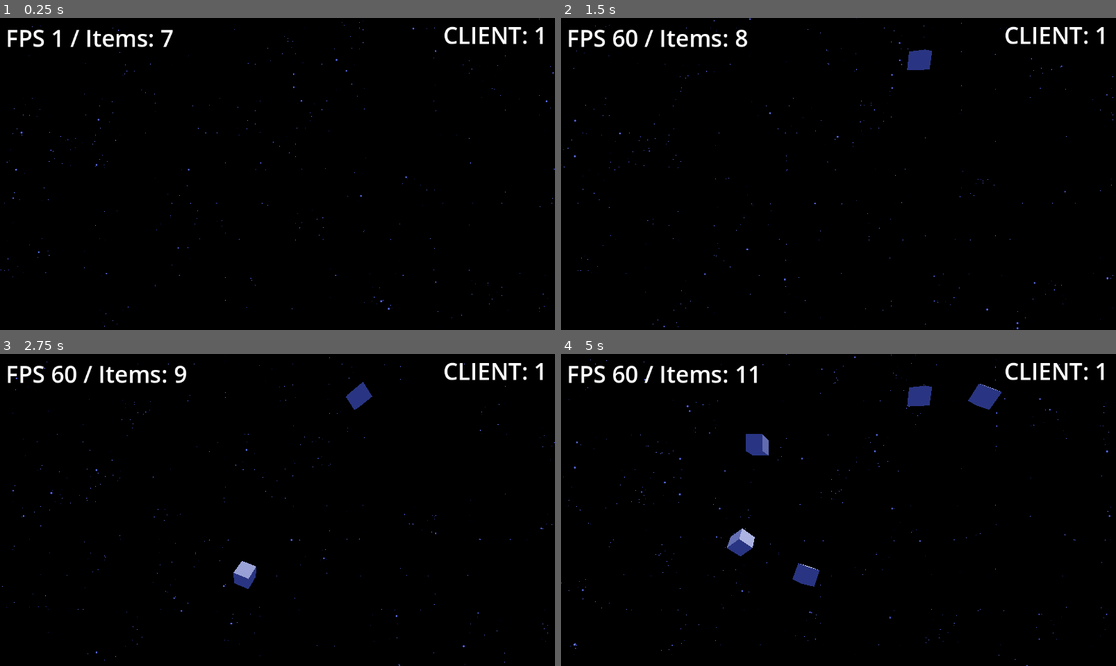
Above: before the commit, frames 1-4 (two rows, left to right).
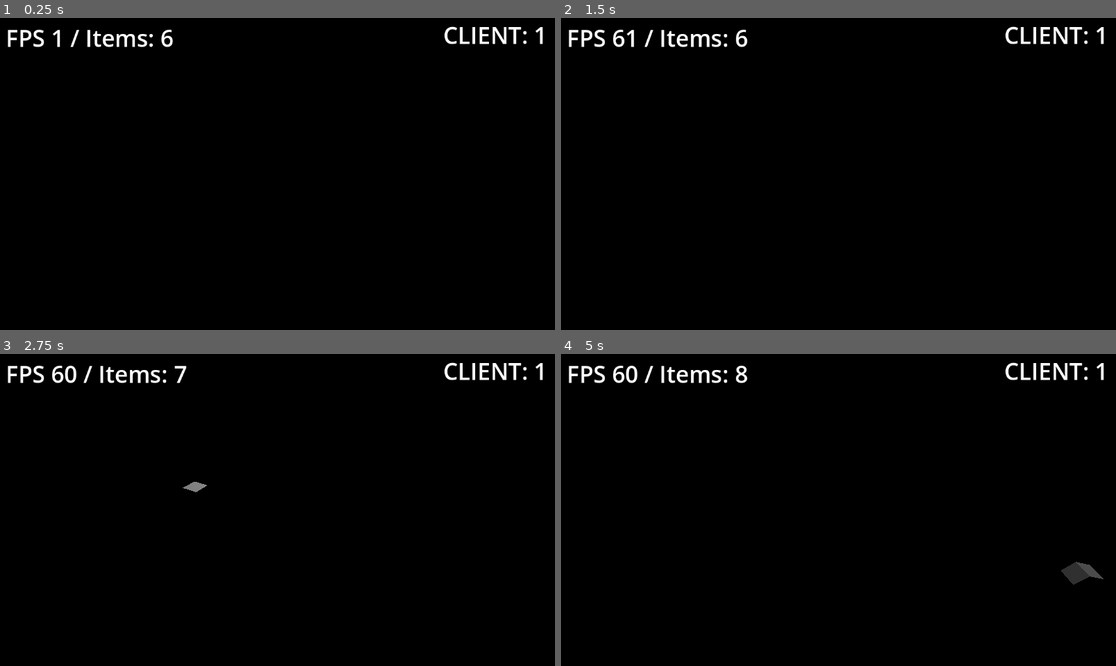
Above: after the commit, the same moments.

Repository: ilyaev/godot-snake-world
Game: Godot game, scene res://world.tscn
Two runs of this game, one before a commit and one after it. Both use one fixed random seed, a clock stepped at 60 frames per second and the inputs below.
Inputs:
- Up to frame 1 (0.25 s): no input
- Up to frame 2 (1.5 s): hold Right (ui_right) 0.53-1.28 s; hold Left (ui_left) from 1.28 s (still down)
- Up to frame 3 (2.75 s): release Left (ui_left) at 2.03 s; hold Right (ui_right) from 2.03 s (still down)
- Up to frame 4 (5 s): release Right (ui_right) at 3.53 s; hold Left (ui_left) from 3.53 s (still down)

The runs differ from the first frame. In frame 1, 0.3% of the frame differs, in the area x 0-100%, y 0-100%; in frame 2, 0.6%; in frame 3, 0.8%; in frame 4, 2.0%.

Commit message:
chore: pck file

Diff:
--- a/board.gdshader
+++ b/board.gdshader
@@ -6,7 +6,7 @@
 }
 
 vec3 draw_background(vec2 cuv, float T, float cells) {
-	vec2 speed = vec2(T*.05, T*.001);
+	vec2 speed = vec2(T*.05, T*.001) * -1.;
 	speed /= cells / 80.;
 	vec2 uv = fract((cuv - speed) * cells);
 	vec2 id = floor((cuv - speed) * cells);
@@ -30,14 +30,16 @@
 	vec2 uv = fract(UV*size);
 	vec2 id = floor(UV*size);
 
+	float n = n21(id+10.);
+
 	float line = .07;
 
 //	float border = max(.05/pow(abs(uv.x-.5), 1.2), .05/pow(abs(uv.y-.5), 1.2));
 //	border = step(border, 4.);
 
-	float border = 1. - max(step(uv.x, line), step(uv.y, line));
+	float border = 1. - max(step(uv.x-(line - 0.07), line), step(uv.y+(line - 0.07), line));
 
-	float n = n21(id+10.);
+
 
 	if (n > .8) {
 		border = 0.;
@@ -47,7 +49,7 @@
 
 	if (border == 0.) {
 		ROUGHNESS = 0.;
-		ALBEDO = draw_background(UV, TIME, 80) + draw_background(UV, TIME, 160) + draw_background(UV, TIME, 240);
+		ALBEDO = draw_background(UV, TIME, 80) + draw_background(UV, TIME, 160) + draw_background(UV, TIME, 180);
 	}
 
 //	vec2 suv = fract((UV - vec2(.5,0))*vec2(17.1, 1.));
--- a/clear_sky.tres
+++ b/clear_sky.tres
@@ -1,16 +1,32 @@
-[gd_resource type="Environment" load_steps=4 format=3 uid="uid://cyob6fw6aa3w8"]
+[gd_resource type="Environment" load_steps=5 format=3 uid="uid://cyob6fw6aa3w8"]
 
-[ext_resource type="Shader" path="res://sky.gdshader" id="1_omucw"]
+[sub_resource type="FastNoiseLite" id="FastNoiseLite_e777k"]
+noise_type = 3
+offset = Vector3(2.08167e-08, 7.84314e+07, 2.08167e-08)
 
-[sub_resource type="ShaderMaterial" id="ShaderMaterial_ll35k"]
-shader = ExtResource("1_omucw")
+[sub_resource type="NoiseTexture3D" id="NoiseTexture3D_uvas2"]
+noise = SubResource("FastNoiseLite_e777k")
+
+[sub_resource type="ProceduralSkyMaterial" id="ProceduralSkyMaterial_v760g"]
+ground_bottom_color = Color(0.00784314, 0.192157, 0.27451, 1)
+sun_angle_max = 272.48
 
 [sub_resource type="Sky" id="Sky_qk67l"]
-sky_material = SubResource("ShaderMaterial_ll35k")
+sky_material = SubResource("ProceduralSkyMaterial_v760g")
 
 [resource]
-background_mode = 1
+background_mode = 2
 background_color = Color(0.301961, 0.352941, 0.745098, 1)
 sky = SubResource("Sky_qk67l")
 tonemap_mode = 2
-glow_enabled = true
+glow_normalized = true
+glow_intensity = 2.9
+glow_bloom = 0.43
+fog_light_color = Color(0.333333, 0.635294, 0.266667, 1)
+fog_light_energy = 0.7
+fog_sun_scatter = 0.31
+fog_density = 0.0433
+fog_aerial_perspective = 0.467
+fog_height = 250.31
+fog_height_density = -0.237
+adjustment_color_correction = SubResource("NoiseTexture3D_uvas2")
--- a/food.gd
+++ b/food.gd
@@ -4,8 +4,8 @@
 # Called when the node enters the scene tree for the first time.
 func _enter_tree():
 	if is_multiplayer_authority():
-		position.x = randi_range(-10, 10)
-		position.y = randi_range(-7, 7)
+		position.x = randi_range(-15, 15)
+		position.y = randi_range(-7, 25)
 
 
 # Called every frame. 'delta' is the elapsed time since the previous frame.
--- a/player.gd
+++ b/player.gd
@@ -28,8 +28,8 @@
 
 func _enter_tree():
 	set_multiplayer_authority(name.to_int())
-#	if name.to_int() == 1:
-#		autopilot = true
+	if name.to_int() == 1:
+		autopilot = true
 	if is_multiplayer_authority():
 		init_position()
 		set_visible(true)
@@ -80,13 +80,15 @@
 			else:
 				alpha = direction.bounce(collision.get_normal()).signed_angle_to(Vector3.UP, Vector3.BACK)
 				alpha += randf_range(-collision_mutation, collision_mutation)
+				seek_time = 8.1
 			if is_multiplayer_authority():
 				if collider.get_parent() is Food:
 					spawn_tail()
 					search_next_target = true
 					collider.get_parent().rpc("eaten")
 				else:
-					reset_tail()
+					if collider.get_parent() is Tail:
+						reset_tail()
 
 func reset_tail():
 	var index = 0
@@ -118,9 +120,9 @@
 func do_autopilot(delta):
 	for food in get_parent().get_children():
 		if food is Food:
-			if seek_time > 5:
+			if seek_time > 4:
 				seek_time += delta
-				if seek_time > 8:
+				if seek_time > 10:
 					seek_time = 0
 				pass
 			else:
@@ -131,5 +133,5 @@
 				seek_position = food.position
 				var n_direction = direction.lerp(food.position - $body.position, delta * rotation_speed)
 				var n_angle = n_direction.signed_angle_to(Vector3.UP, Vector3.BACK)
-				alpha = n_angle
+				alpha = n_angle #\ + sin(elapsed)*(PI/2)*delta
 				break
--- a/tail.gd
+++ b/tail.gd
@@ -6,14 +6,18 @@
 @export var next_position = Vector3(0,0,0)
 
 var T = 0
+var index = 0
 
 # Called when the node enters the scene tree for the first time.
 func _ready():
+	index = get_parent().get_child_count()
 	pass # Replace with function body.
 
 
 # Called every frame. 'delta' is the elapsed time since the previous frame.
 #func _physics_process(delta):
+#	T = get_parent().T
+#	position.z = sin(index + T) * 0.2;
 #	if !next || next.is_queued_for_deletion():
 #		return
 #	T += delta
--- a/tails.gd
+++ b/tails.gd
@@ -1,5 +1,6 @@
 extends Node3D
 
+var T = 0
 
 # Called when the node enters the scene tree for the first time.
 func _ready():
@@ -8,6 +9,7 @@
 
 # Called every frame. 'delta' is the elapsed time since the previous frame.
 func _physics_process(delta):
+	T += delta
 	var next = get_parent().get_head()
 	var c = get_child_count()
 	for i in range(1, c):
--- a/walls.tscn
+++ b/walls.tscn
@@ -26,6 +26,7 @@
 size = Vector2(40, 40)
 
 [node name="walls" type="Node3D"]
+metadata/dimension = Vector2(0, 0)
 
 [node name="bottom" type="MeshInstance3D" parent="."]
 transform = Transform3D(1, 0, 0, 0, 1, 0, 0, 0, 1, 2.08165e-12, -12, 2.08165e-12)
@@ -63,6 +64,6 @@
 [node name="CollisionShape3D" type="CollisionShape3D" parent="right/StaticBody3D"]
 shape = SubResource("ConcavePolygonShape3D_udg67")
 
-[node name="MeshInstance3D" type="MeshInstance3D" parent="."]
+[node name="background" type="MeshInstance3D" parent="."]
 transform = Transform3D(1, 0, -1.5246e-23, -1.5246e-23, -4.37114e-08, -1, 0, 1, -4.37114e-08, 2.08165e-12, 8.47143, -1)
 mesh = SubResource("PlaneMesh_0iseo")
--- a/world.gd
+++ b/world.gd
@@ -24,12 +24,12 @@
 	$fps.set_text("FPS " + str(Engine.get_frames_per_second()) + ' / Items: ' + str(get_child_count()))
 	if connected:
 		if multiplayer.is_server():
-			if T > 1:
+			if T > 2:
 				spawn_food()
 				T = 0
 
 func _on_host_pressed():
-	var success = peer.create_server(4002)
+	var success = peer.create_server(4022)
 
 	if success == OK:
 		multiplayer.multiplayer_peer = peer
@@ -50,12 +50,10 @@
 func _add_player(id = 1):
 	var player = player_scene.instantiate()
 	player.name = str(id)
-#	print("Add Player:", get_type(), [id, player.get_head().position, player.pos, player.name])
 	call_deferred("add_child", player)
 
 func _on_join_pressed():
-#	await get_tree().create_timer(2.0).timeout
-	peer.create_client("localhost", 4002)
+	peer.create_client("localhost", 4022)
 	multiplayer.multiplayer_peer = peer
 	mid = multiplayer.get_unique_id()
 	$label_type.set_text("CLIENT: " + str(mid))
--- a/world.tscn
+++ b/world.tscn
@@ -1,9 +1,8 @@
-[gd_scene load_steps=7 format=3 uid="uid://dwvprvvbvj76u"]
+[gd_scene load_steps=6 format=3 uid="uid://dwvprvvbvj76u"]
 
 [ext_resource type="Script" path="res://world.gd" id="1_vqwva"]
 [ext_resource type="PackedScene" uid="uid://b12yjbpb35r13" path="res://player.tscn" id="1_wuilo"]
 [ext_resource type="PackedScene" uid="uid://cpmdjemslertf" path="res://walls.tscn" id="2_ntgv0"]
-[ext_resource type="Environment" uid="uid://cyob6fw6aa3w8" path="res://clear_sky.tres" id="2_o4txu"]
 [ext_resource type="PackedScene" uid="uid://bp0vus53jj43y" path="res://food.tscn" id="3_ve1vh"]
 
 [sub_resource type="LabelSettings" id="LabelSettings_6md4k"]
@@ -14,13 +13,12 @@
 player_scene = ExtResource("1_wuilo")
 food_scene = ExtResource("3_ve1vh")
 
-[node name="WorldEnvironment" type="WorldEnvironment" parent="."]
-environment = ExtResource("2_o4txu")
-
-[node name="DirectionalLight3D" type="DirectionalLight3D" parent="."]
-transform = Transform3D(-0.840985, -0.539856, 0.0360351, -0.344182, 0.585175, 0.734241, -0.417471, 0.605083, -0.677932, 0.957167, 0, 8.06103)
+[node name="light" type="DirectionalLight3D" parent="."]
+transform = Transform3D(-0.840985, -0.539857, 0.0360349, -0.344182, 0.585175, 0.73424, -0.417471, 0.605083, -0.677933, 0.957167, 0, 8.06103)
+light_energy = 2.0
 light_indirect_energy = 3.262
 shadow_enabled = true
+sky_mode = 1
 
 [node name="camera" type="Camera3D" parent="."]
 transform = Transform3D(1, 0, 0, 0, 1, 0, 0, 0, 1, 0, 0, 12.5537)
Not shown, added: snake.pck
